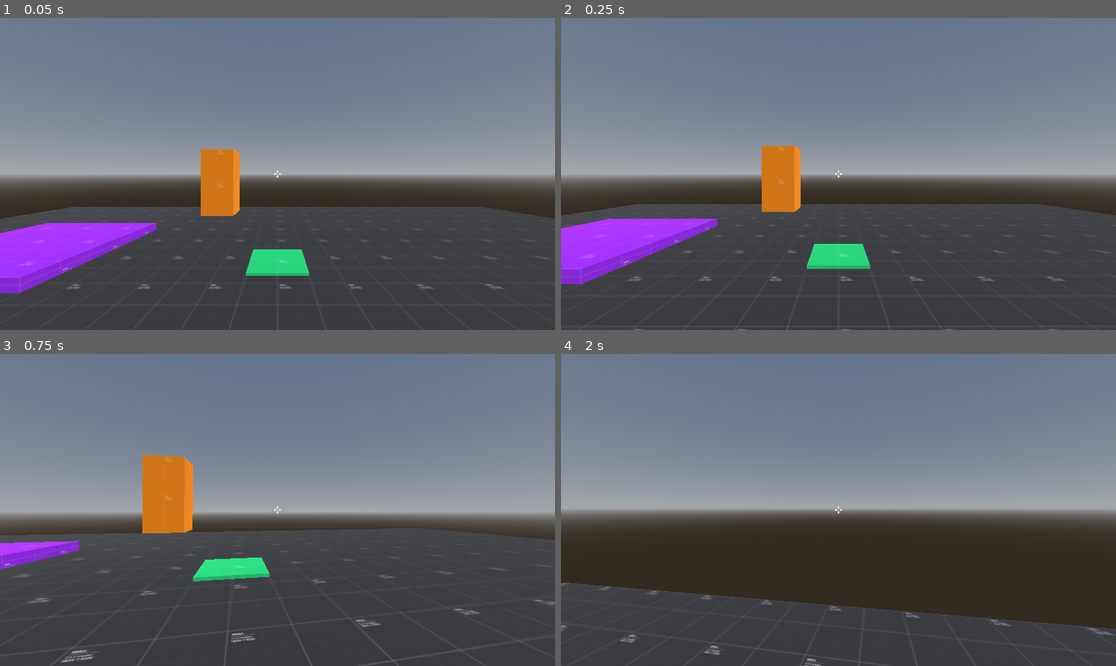
Above: before the commit, frames 1-4 (two rows, left to right).
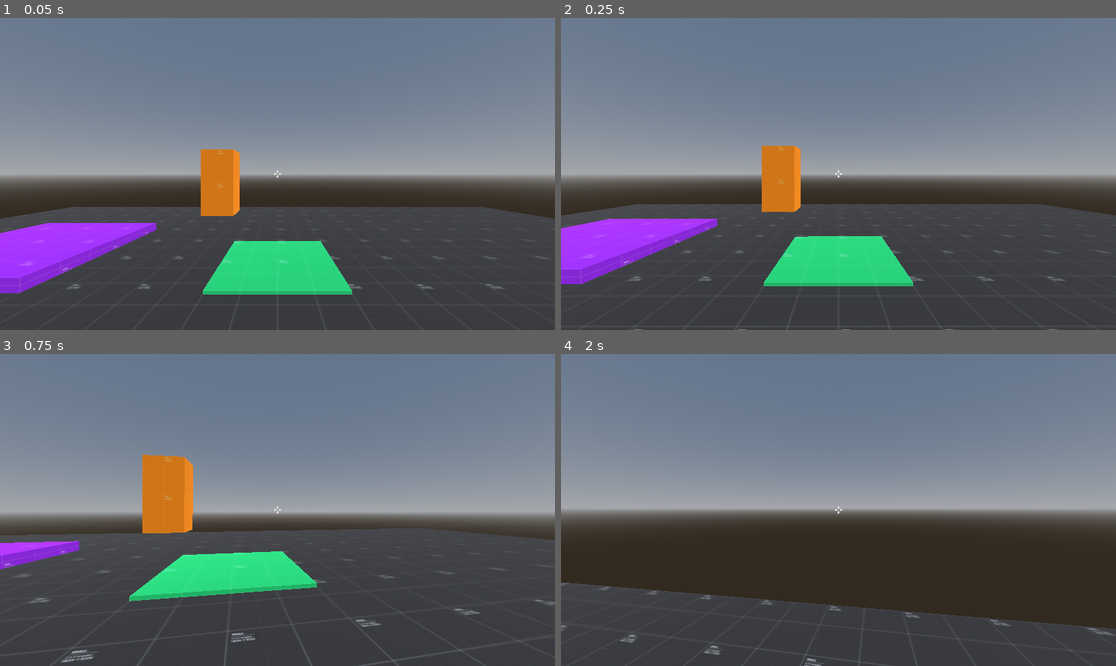
Above: after the commit, the same moments.

Repository: Tresillo/FlawedPhantasms
Game: Godot game, scene res://Scenes/main.tscn
The game is run twice, just before and just after one commit, with the same random seed, the same clock (stepped at 60 frames per second) and the same inputs.
Inputs (mouse positions are in pixels of both pictures, inside the frame that each line leads up to):
- Up to frame 1 (0.05 s): no input
- Up to frame 2 (0.25 s): no input
- Up to frame 3 (0.75 s): tap Enter at 0.5 s; move the mouse to (305, 510) at 0.52 s; hold W (move_forward) from 0.53 s (still down); hold Ctrl (crouch) from 0.53 s (still down)
- Up to frame 4 (2 s): keep holding W (move_forward); tap Space (jump) at 0.77, 1.52 s; move the mouse to (810, 510) at 1.27 s; release Ctrl (crouch) at 1.28 s; click (810, 510) at 1.35 s

The runs differ from the first frame. In frame 1, 2.9% of the frame differs, in the area x 36-64%, y 71-89%; in frame 2, 2.8%; in frame 3, 2.8%; in frame 4, nothing differs.

Commit message:
increase button size

Diff:
--- a/Prefabs/Button.tscn
+++ b/Prefabs/Button.tscn
@@ -5,13 +5,13 @@
 
 [sub_resource type="BoxMesh" id="BoxMesh_wqx1j"]
 material = ExtResource("1_rqcjs")
-size = Vector3(1, 0.1, 1)
+size = Vector3(2, 0.1, 2)
 
 [sub_resource type="BoxShape3D" id="BoxShape3D_n02dy"]
-size = Vector3(1, 0.1, 1)
+size = Vector3(2, 0.1, 2)
 
 [sub_resource type="BoxShape3D" id="BoxShape3D_48uvy"]
-size = Vector3(0.9, 0.111996, 0.9)
+size = Vector3(1.8, 0.112, 1.8)
 
 [node name="Button" type="StaticBody3D"]
 script = ExtResource("1_12ake")
